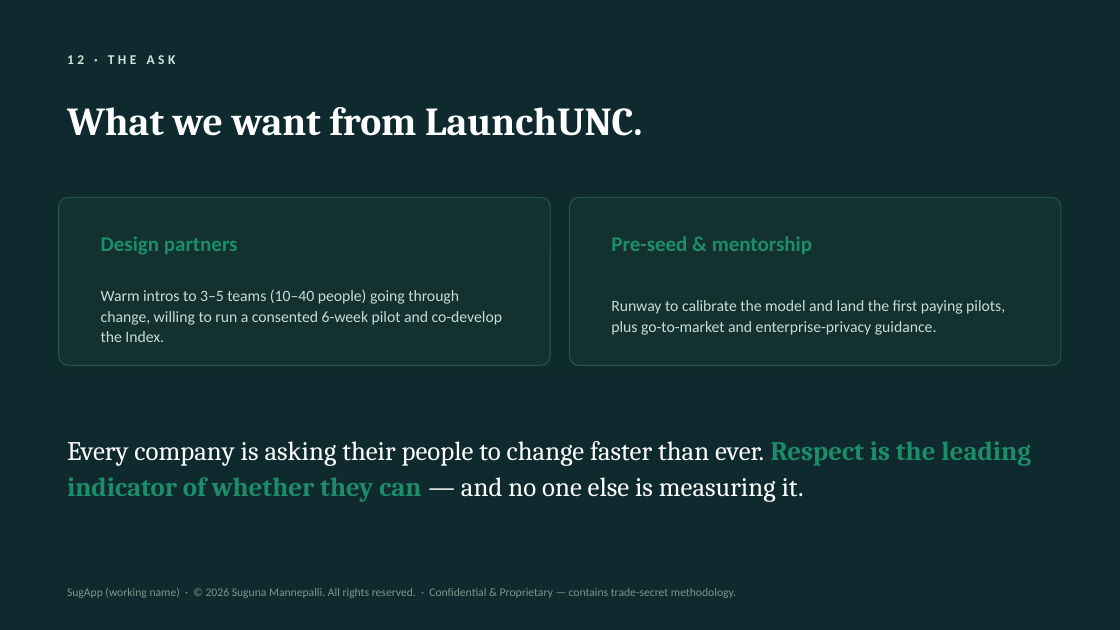
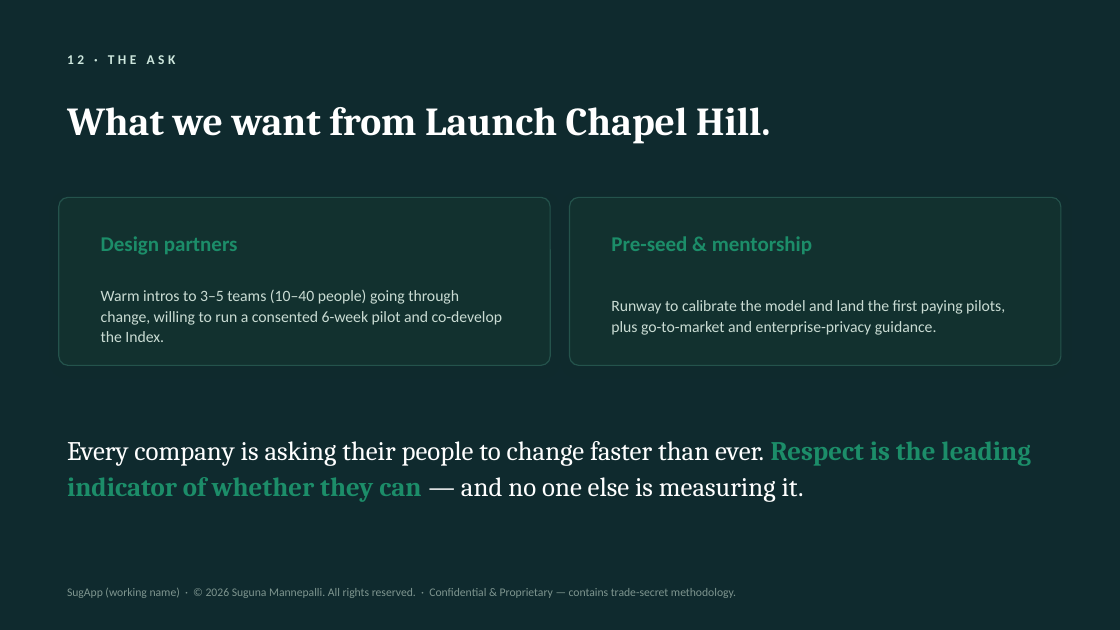
Before and after one commit to rcmannepalli/testapp, a slide deck: slide 13 of prototype/pitch/SugApp_Investor_Brief.pptx. Drawn at 1120x630 pixels with LibreOffice and Linux fonts; fonts in the diff are those of the drawing. Boxes give left, top, right and bottom in pixels: in the first picture for what was removed or moved away, otherwise in the second. Text is boxed around its words. In the diff, an @@ line names an element or a change of style, - is before the commit and + after.

```diff
--- a/prototype/pitch/SugApp_Investor_Brief.pptx
+++ b/prototype/pitch/SugApp_Investor_Brief.pptx
@@ text at (67,107,770,144): text changed @@
-What we want from LaunchUNC.
+What we want from Launch Chapel Hill.
```
Also in this commit, not shown: 1 other slide changed, 4 other files.
